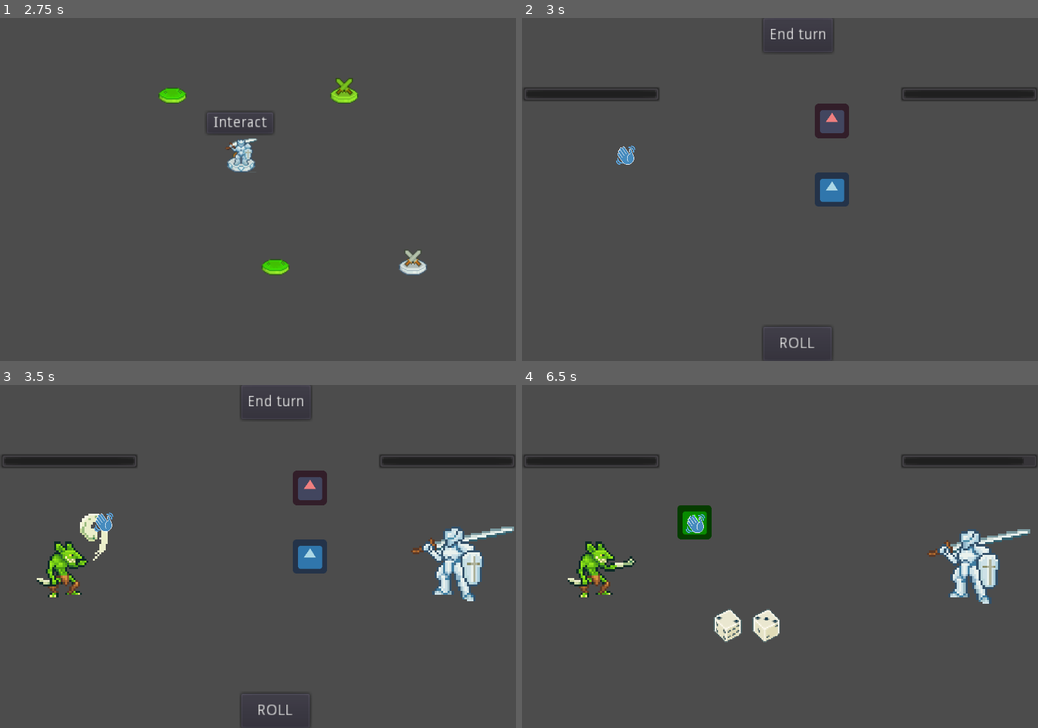
Above: before the commit, frames 1-4 (two rows, left to right).
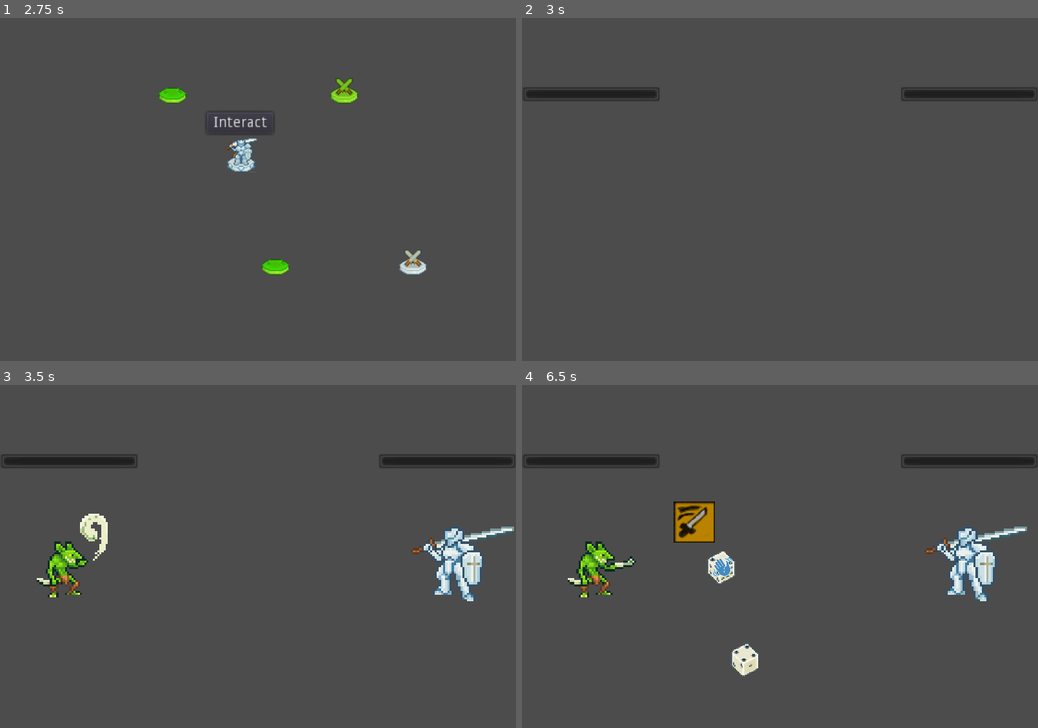
Above: after the commit, the same moments.

Repository: JestemStefan/DiceofDestiny
Game: Godot game, scene res://scenes/Testing/GameWorld.tscn
The game is run twice, just before and just after one commit, with the same random seed, the same clock (stepped at 60 frames per second) and the same inputs. The engine's default icon, where the game draws it, is replaced by a stand-in: a white triangle on a blue panel in a dark square.
Inputs (mouse positions are in pixels of both pictures, inside the frame that each line leads up to):
- Up to frame 1 (2.75 s): drag from (170, 86) to (242, 155) at 0.52 s; drag from (242, 155) to (170, 86) at 1.27 s; move the mouse to (345, 86) at 2.02 s; click (345, 86) at 2.17 s
- Up to frame 2 (3 s): click "Interact" at 2.75 s
- Up to frame 3 (3.5 s): no input
- Up to frame 4 (6.5 s): click (795, 710) at 3.5 s, where only the run before the commit has a clickable "ROLL"; click "End turn" at 4.25 s; drag from (728, 625) to (625, 505) at 5.02 s; drag from (769, 625) to (692, 522) at 5.77 s

Frame 1 is identical in both runs. In frame 2, 1.5% of the frame differs, in the area x 18-64%, y 0-100%; in frame 3, 1.5%; in frame 4, 4.2%, in the area x 29-99%, y 21-85%.

Commit message:
Added Block and Heal skills

Diff:
--- a/project.godot
+++ b/project.godot
@@ -13,6 +13,11 @@
 "class": "ActionBox",
 "language": "GDScript",
 "path": "res://scenes/InteractionBox/Action_Box.gd"
+}, {
+"base": "Node",
+"class": "ActionClass",
+"language": "GDScript",
+"path": "res://src/ActionClass/ActionClass.gd"
 }, {
 "base": "Area2D",
 "class": "BoardTile",
@@ -46,6 +51,7 @@
 } ]
 _global_script_class_icons={
 "ActionBox": "",
+"ActionClass": "",
 "BoardTile": "",
 "Dice": "",
 "Encounter": "",
--- a/scenes/Dice/Test_Dice.gd
+++ b/scenes/Dice/Test_Dice.gd
@@ -10,6 +10,7 @@
 
 var interaction_box: ActionBox = null
 
+onready var tween_size: Tween = $Tween_Size
 signal dice_used
 
 # Called when the node enters the scene tree for the first time.
@@ -75,3 +76,13 @@
 func _on_Dice_area_exited(area):
 	if area == interaction_box:
 		interaction_box = null
+
+
+func _on_Dice_mouse_entered():
+	var _tween_err = tween_size.interpolate_property(self, "scale", Vector2.ONE, Vector2(1.2, 1.2), 0.1, Tween.TRANS_LINEAR, Tween.EASE_IN_OUT)
+	var _tween_start = tween_size.start()
+
+
+func _on_Dice_mouse_exited():
+	var _tween_err = tween_size.interpolate_property(self, "scale", null, Vector2.ONE, 0.1, Tween.TRANS_LINEAR, Tween.EASE_IN_OUT)
+	var _tween_start = tween_size.start()
--- a/scenes/Dice/Test_Dice.tscn
+++ b/scenes/Dice/Test_Dice.tscn
@@ -16,6 +16,10 @@
 texture = ExtResource( 1 )
 hframes = 6
 
+[node name="Tween_Size" type="Tween" parent="."]
+
 [connection signal="area_entered" from="." to="." method="_on_Dice_area_entered"]
 [connection signal="area_exited" from="." to="." method="_on_Dice_area_exited"]
 [connection signal="input_event" from="." to="." method="_on_Dice_input_event"]
+[connection signal="mouse_entered" from="." to="." method="_on_Dice_mouse_entered"]
+[connection signal="mouse_exited" from="." to="." method="_on_Dice_mouse_exited"]
--- a/scenes/Encounters/FightEncounter.tscn
+++ b/scenes/Encounters/FightEncounter.tscn
@@ -75,6 +75,17 @@
 
 [node name="PlayerAnimationPlayer" type="AnimationPlayer" parent="Encounter_Player"]
 anims/Idle = SubResource( 1 )
+
+[node name="BlockAmount" type="Label" parent="Encounter_Player"]
+margin_left = -48.0
+margin_top = -80.0
+margin_right = -8.0
+margin_bottom = -66.0
+align = 1
+valign = 1
+__meta__ = {
+"_edit_use_anchors_": false
+}
 
 [node name="Encounter_Enemy" type="Node2D" parent="."]
 script = ExtResource( 6 )
@@ -90,7 +101,6 @@
 vframes = 4
 
 [node name="EnemyHealthBar" type="ProgressBar" parent="Encounter_Enemy"]
-visible = false
 margin_top = 64.0
 margin_right = 128.0
 margin_bottom = 78.0
@@ -100,15 +110,30 @@
 "_edit_use_anchors_": false
 }
 
+[node name="EnemyBlockAmount" type="Label" parent="Encounter_Enemy"]
+margin_left = 32.0
+margin_top = 80.0
+margin_right = 72.0
+margin_bottom = 94.0
+align = 1
+valign = 1
+__meta__ = {
+"_edit_use_anchors_": false
+}
+
 [node name="EnemyControllerTween" type="Tween" parent="Encounter_Enemy"]
 
-[node name="Action_Box" parent="Encounter_Enemy" instance=ExtResource( 7 )]
+[node name="EnemySkills" type="Node2D" parent="Encounter_Enemy"]
+visible = false
+
+[node name="Action_Box" parent="Encounter_Enemy/EnemySkills" instance=ExtResource( 7 )]
 position = Vector2( 160, 128 )
 
 [node name="EnemyAnimationPlayer" type="AnimationPlayer" parent="Encounter_Enemy"]
 anims/Idle = SubResource( 2 )
 
 [node name="EnemyFilthyHand" type="Node2D" parent="Encounter_Enemy"]
+visible = false
 position = Vector2( 96, 128 )
 
 [node name="EnemyHandSprite" type="Sprite" parent="Encounter_Enemy/EnemyFilthyHand"]
@@ -119,7 +144,27 @@
 [node name="HandTween" type="Tween" parent="Encounter_Enemy/EnemyFilthyHand"]
 
 [node name="Dices" parent="." instance=ExtResource( 3 )]
-position = Vector2( 224, 224 )
+position = Vector2( 240, 256 )
+
+[node name="Dice1" type="Position2D" parent="Dices"]
+
+[node name="Dice2" type="Position2D" parent="Dices"]
+position = Vector2( -32, 0 )
+
+[node name="Dice3" type="Position2D" parent="Dices"]
+position = Vector2( 32, 0 )
+
+[node name="Dice4" type="Position2D" parent="Dices"]
+position = Vector2( -64, 0 )
+
+[node name="Dice5" type="Position2D" parent="Dices"]
+position = Vector2( 64, 0 )
+
+[node name="Dice6" type="Position2D" parent="Dices"]
+position = Vector2( -96, 0 )
+
+[node name="Dice7" type="Position2D" parent="Dices"]
+position = Vector2( 96, 0 )
 
 [node name="RollButton" type="Button" parent="."]
 visible = false
--- a/scenes/InteractionBox/ActionBox.tscn
+++ b/scenes/InteractionBox/ActionBox.tscn
@@ -1,6 +1,6 @@
 [gd_scene load_steps=4 format=2]
 
-[ext_resource path="res://icon.png" type="Texture" id=1]
+[ext_resource path="res://art/Placeholders/skills_placeholder.png" type="Texture" id=1]
 [ext_resource path="res://scenes/InteractionBox/Action_Box.gd" type="Script" id=2]
 
 [sub_resource type="RectangleShape2D" id=1]
@@ -13,6 +13,11 @@
 shape = SubResource( 1 )
 
 [node name="Box_Sprite" type="Sprite" parent="."]
-self_modulate = Color( 0.12549, 1, 0, 1 )
-scale = Vector2( 0.5, 0.5 )
 texture = ExtResource( 1 )
+hframes = 3
+frame = 2
+
+[node name="Tween_Size" type="Tween" parent="."]
+
+[connection signal="mouse_entered" from="." to="." method="_on_Action_Box_mouse_entered"]
+[connection signal="mouse_exited" from="." to="." method="_on_Action_Box_mouse_exited"]
--- a/scenes/InteractionBox/Action_Box.gd
+++ b/scenes/InteractionBox/Action_Box.gd
@@ -1,16 +1,16 @@
 extends Area2D
 class_name ActionBox
 
-enum Action_type{ATTACK, BLOCK}
+enum Action_type{ATTACK, BLOCK, HEAL}
 #export(Action_type) var Action = Action_type.ATTACK
 var ActionBox_Type: int = Action_type.ATTACK
 
+onready var tween_size: Tween = $Tween_Size
 signal actionbox_triggered
 
 
 func _ready():
 	yield(get_tree(), "idle_frame")
-	#print(GameController.current_encounter.get_name())
 
 	var _err = connect("actionbox_triggered",
 			GameController.current_encounter,
@@ -29,8 +29,9 @@
 func update_actionbox():
 	match ActionBox_Type:
 
-		Action_type.ATTACK: $Box_Sprite.self_modulate = Color.lightcoral
-		Action_type.BLOCK: $Box_Sprite.self_modulate = Color.lightblue
+		Action_type.ATTACK: $Box_Sprite.frame = 2
+		Action_type.BLOCK: $Box_Sprite.frame = 0
+		Action_type.HEAL: $Box_Sprite.frame = 1
 
 
 func use_dice(dice_value: int):
@@ -45,4 +46,17 @@
 		Action_type.BLOCK:
 			action_name = "Block"
 
+		Action_type.HEAL:
+			action_name = "Heal"
+
 	emit_signal("actionbox_triggered", action_name, dice_value)
+
+
+func _on_Action_Box_mouse_entered():
+	var _err_tween = tween_size.interpolate_property(self, "scale", Vector2.ONE, Vector2(1.2, 1.2), 0.1, Tween.TRANS_LINEAR, Tween.EASE_IN_OUT)
+	var _tween_start = tween_size.start()
+
+
+func _on_Action_Box_mouse_exited():
+	var _err_tween = tween_size.interpolate_property(self, "scale", null, Vector2.ONE, 0.1, Tween.TRANS_LINEAR, Tween.EASE_IN_OUT)
+	var _tween_start = tween_size.start()
--- /dev/null
+++ b/src/ActionClass/ActionClass.gd
@@ -0,0 +1,17 @@
+extends Node
+class_name ActionClass
+
+
+# Declare member variables here. Examples:
+# var a = 2
+# var b = "text"
+
+
+# Called when the node enters the scene tree for the first time.
+func _ready():
+	pass # Replace with function body.
+
+
+# Called every frame. 'delta' is the elapsed time since the previous frame.
+#func _process(delta):
+#	pass
--- a/src/DiceRoller/Dice_Roller.gd
+++ b/src/DiceRoller/Dice_Roller.gd
@@ -4,12 +4,14 @@
 
 onready var audio_diceroll: AudioStreamPlayer = $Audio_DiceRoll
 
+onready var dice_positions: Array = [$Dice1, $Dice2, $Dice3, $Dice4, $Dice5, $Dice6, $Dice7]
+
 # Called when the node enters the scene tree for the first time.
 func _ready():
 	pass
 
 
-func roll_random(dice_amount: int):
+func roll_random(dice_amount: int)-> Array:
 
 	audio_diceroll.play()
 
@@ -19,7 +21,6 @@
 	for i in range(dice_amount):
 
 		var dice_value: int = randi()%6 + 1
-		#print("Dice value: " + str(dice_value))
 
 		var new_dice = dice_instance.instance()
 
@@ -31,7 +32,8 @@
 
 		new_dice.set_dice_value(dice_value)
 
-		new_dice.translate(Vector2(-dice_amount * 16 + i * 36, 0))
-		new_dice.initial_position = new_dice.get_global_position()
+		new_dice.global_position = dice_positions[i].get_global_position() + Vector2(0, -360)
+
+		new_dice.initial_position = dice_positions[i].get_global_position()
 
 	return generated_dices
--- a/src/Encounter_Player/Encounter_Player.gd
+++ b/src/Encounter_Player/Encounter_Player.gd
@@ -7,6 +7,7 @@
 
 var player_hp: int
 var player_maxHP: int
+var player_block: int
 
 var isShaking: bool = false
 var shake_offest: float = 2
@@ -15,7 +16,7 @@
 	update_player_info()
 
 
-func _process(delta):
+func _process(_delta):
 	if isShaking:
 		player_sprite.set_offset(Vector2(rand_range(-1, 1), rand_range(-1, 1)) * shake_offest)
 
@@ -32,13 +33,15 @@
 
 	player_hp = GameState.player_health
 	player_maxHP = GameState.player_max_health
+	player_block = 0
 
 	update_healthbar()
+	update_block_amount()
 
 
 func create_action_box(skill_name: String, box_position: Vector2):
 
-	var action_box:ActionBox = action_box_instance.instance()
+	var action_box: ActionBox = action_box_instance.instance()
 	$Skills.add_child(action_box)
 	action_box.position = box_position
 
@@ -49,22 +52,74 @@
 		"Block":
 			action_box.set_actionbox_type(action_box.Action_type.BLOCK)
 
+		"Heal":
+			action_box.set_actionbox_type(action_box.Action_type.HEAL)
+
 
 func update_healthbar():
 	$PlayerHealth.max_value = player_maxHP
 	$PlayerHealth.value = player_hp
 
 
+func update_block_amount():
+	$BlockAmount.text = "Block: " + str(player_block)
+
+	if player_block <= 0:
+		$BlockAmount.hide()
+	else:
+		$BlockAmount.show()
+
+
 func take_damage(damage: int):
 
 	shake(true)
+
+	#reduce damage by block value
+	damage = block_damage(damage)
+
+
 	player_hp -= damage
+
 	update_healthbar()
 	yield(get_tree().create_timer(0.5), "timeout")
 	shake(false)
 
 	GameState.player_health = player_hp
 
+
+func get_block(amount: int):
+	player_block += amount
+	update_block_amount()
+
+
+func reset_block():
+	player_block = 0
+	update_block_amount()
+
+
+func block_damage(damage: int):
+
+	# reduce damage by block value
+	var damage_left: int = damage - player_block
+
+	player_block -= damage
+	if player_block < 0:
+		player_block = 0
+
+	update_block_amount()
+
+	if damage_left <= 0:
+		return 0
+
+	else:
+		return damage_left
+
+
+func heal(amount: int):
+	player_hp += amount
+	update_healthbar()
+
+
 func shake(on_off: bool, shake_strength: float = 2):
 	isShaking = on_off
 	shake_offest = shake_strength
--- a/src/Global/GameState.gd
+++ b/src/Global/GameState.gd
@@ -4,7 +4,8 @@
 var player_health: int = 25
 
 var player_skills = {"Attack":true,
-					"Block": false}
+					"Block": false,
+					"Heal": false}
 
 var player_dice_amount: int = 2
 
@@ -12,6 +13,7 @@
 func _ready():
 	get_player_skill_list()
 	unlock_player_skill("Block")
+	unlock_player_skill("Heal")
 	get_player_skill_list()
 
 
--- a/src/encounter_enemy/Encounter_Enemy.gd
+++ b/src/encounter_enemy/Encounter_Enemy.gd
@@ -8,6 +8,7 @@
 var enemy_dice_count: int
 var enemy_max_health: int
 var enemy_health: int
+var enemy_block: int
 var skills: Array
 
 signal enemy_died
@@ -72,11 +73,23 @@
 	hp_bar.value = enemy_health
 
 
+func update_block_amount():
+	$EnemyBlockAmount.text = "Block: " + str(enemy_block)
+	if enemy_block <= 0:
+		$EnemyBlockAmount.hide()
+	else:
+		$EnemyBlockAmount.show()
+
+
 func take_damage(damage: int):
+	shake(true)
+
+	#reduce damage by block value
+	damage = block_damage(damage)
+
 	enemy_health -= damage
+
 	update_healthbar()
-
-	shake(true)
 	yield(get_tree().create_timer(0.5), "timeout")
 	shake(false)
 
@@ -87,28 +100,68 @@
 		enter_state(State.DEAD)
 
 
+func get_block(amount: int):
+	enemy_block += amount
+	update_block_amount()
+
+
+func reset_block():
+	enemy_block = 0
+	update_block_amount()
+
+
+func block_damage(damage: int):
+
+	# reduce damage by block value
+	var damage_left: int = damage - enemy_block
+
+	enemy_block -= damage
+	if enemy_block < 0:
+		enemy_block = 0
+
+	update_block_amount()
+
+	if damage_left <= 0:
+		return 0
+
+	else:
+		return damage_left
+
+
+func heal(amount: int):
+	enemy_health += amount
+	update_healthbar()
+
 func shake(on_off: bool):
 	isShaking = on_off
 
 
 func play_turn():
+
+	var generated_dices: Array = GameController.current_encounter.dices.roll_random(enemy_dice_count)
+
+	for spawned_dice in generated_dices:
+		var dice_tween: Tween = tween_dice(spawned_dice, spawned_dice.initial_position)
+		yield(dice_tween, "tween_completed")
+		dice_tween.call_deferred("free")
+
+	enemy_hand.global_position = enemy_sprite.global_position
 	enemy_hand.show()
-	var generated_dices: Array = GameController.current_encounter.dices.roll_random(enemy_dice_count)
 
 	for dice in generated_dices:
 
-		var selected_skill: ActionBox = $Action_Box
+		var selected_skill: ActionBox = $EnemySkills/Action_Box
 
-		enemy_hand_tween.interpolate_property(enemy_hand, "global_position", null, dice.global_position, 1, Tween.TRANS_CUBIC, Tween.EASE_IN_OUT)
-		enemy_hand_tween.start()
+		var _eh_err = enemy_hand_tween.interpolate_property(enemy_hand, "global_position", null, dice.global_position, 1, Tween.TRANS_CUBIC, Tween.EASE_IN_OUT)
+		var _et_start = enemy_hand_tween.start()
 
 		yield(enemy_hand_tween, "tween_completed")
 
-		enemy_controller_tween.interpolate_property(dice, "global_position", null, selected_skill.global_position, 1, Tween.TRANS_CUBIC, Tween.EASE_IN_OUT)
-		enemy_controller_tween.start()
+		var _ec_err = enemy_controller_tween.interpolate_property(dice, "global_position", null, selected_skill.global_position, 1, Tween.TRANS_CUBIC, Tween.EASE_IN_OUT)
+		var _ec_start = enemy_controller_tween.start()
 
-		enemy_hand_tween.interpolate_property(enemy_hand, "global_position", null, selected_skill.global_position, 1, Tween.TRANS_CUBIC, Tween.EASE_IN_OUT)
-		enemy_hand_tween.start()
+		_eh_err = enemy_hand_tween.interpolate_property(enemy_hand, "global_position", null, selected_skill.global_position, 1, Tween.TRANS_CUBIC, Tween.EASE_IN_OUT)
+		_et_start = enemy_hand_tween.start()
 
 		yield(enemy_controller_tween, "tween_completed")
 		yield(enemy_hand_tween, "tween_completed")
@@ -121,3 +174,19 @@
 
 	enemy_hand.hide()
 	GameController.current_encounter.switch_turns(GameController.current_encounter.Turn.PLAYER)
+
+
+func tween_dice(dice: Dice, final_pos: Vector2):
+
+	var tween = Tween.new()
+	add_child(tween)
+	tween.interpolate_property(dice,
+								"global_position",
+								null,
+								final_pos,
+								0.3,
+								Tween.TRANS_BOUNCE,
+								Tween.EASE_OUT)
+	tween.start()
+
+	return tween
--- a/src/encounters/Encounter.gd
+++ b/src/encounters/Encounter.gd
@@ -23,11 +23,19 @@
 
 func start_encounter():
 	player_animplayer.play("Idle")
-	slide_player_in()
-	$Encounter_Player/PlayerHealth.show()
+	var player_tween:Tween = slide_player_in()
+
 
 	enemy_animplayer.play("Idle")
-	slide_enemy_in()
+	var enemy_tween:Tween = slide_enemy_in()
+
+	yield(player_tween,"tween_completed")
+	player_tween.call_deferred("free")
+	yield(enemy_tween,"tween_completed")
+	enemy_tween.call_deferred("free")
+
+
+	$Encounter_Player/PlayerHealth.show()
 	$Encounter_Enemy/EnemyHealthBar.show()
 
 	$RollButton.show()
@@ -47,8 +55,8 @@
 										Tween.EASE_OUT)
 
 	var _tween_start = player_tween.start()
-	yield(player_tween, "tween_completed")
-	player_tween.call_deferred("free")
+
+	return player_tween
 
 
 func slide_enemy_in():
@@ -62,8 +70,8 @@
 										Tween.EASE_OUT)
 
 	var _tween_start = enemy_tween.start()
-	yield(enemy_tween, "tween_completed")
-	enemy_tween.call_deferred("free")
+
+	return enemy_tween
 
 
 func end_encounter():
@@ -72,6 +80,10 @@
 
 
 func switch_turns(next_turn: int):
+
+	for child in dices.get_children():
+		if child is Dice:
+			child.call_deferred("free")
 
 	match next_turn:
 
@@ -82,7 +94,8 @@
 			current_turn = Turn.PLAYER
 
 			encounter_player.get_node("Skills").show()
-			encounter_enemy.get_node("Action_Box").hide()
+			encounter_player.reset_block()
+			encounter_enemy.get_node("EnemySkills").hide()
 
 		Turn.ENEMY:
 			$RollButton.hide()
@@ -90,12 +103,10 @@
 			$EndTurnButton.hide()
 
 			encounter_player.get_node("Skills").hide()
-			encounter_enemy.get_node("Action_Box").show()
+			encounter_enemy.get_node("EnemySkills").show()
 
 			current_turn = Turn.ENEMY
 			encounter_enemy.play_turn()
-
-	print(current_turn)
 
 
 func _on_Dice_dice_used():
@@ -116,7 +127,10 @@
 					encounter_enemy.take_damage(dice_value)
 
 				"Block":
-					encounter_enemy.take_damage(dice_value)
+					encounter_player.get_block(dice_value)
+
+				"Heal":
+					encounter_player.heal(dice_value)
 
 		Turn.ENEMY:
 			match action_name:
@@ -125,11 +139,21 @@
 					encounter_player.take_damage(dice_value)
 
 				"Block":
-					encounter_player.take_damage(dice_value)
+					encounter_enemy.get_block(dice_value)
+
+				"Heal":
+					encounter_enemy.heal(dice_value)
+
 
 func _on_RollButton_button_up():
 
-	dices.roll_random(GameState.player_dice_amount)
+	var generated_dices: Array = dices.roll_random(GameState.player_dice_amount)
+
+	for dice in generated_dices:
+		var dice_tween: Tween = tween_dice(dice, dice.initial_position)
+		yield(dice_tween, "tween_completed")
+		dice_tween.call_deferred("free")
+
 	$RollButton.set_disabled(true)
 
 
@@ -146,3 +170,19 @@
 
 func _on_BackToMapButton_button_up():
 	end_encounter()
+
+
+func tween_dice(dice: Dice, final_pos: Vector2):
+
+	var tween = Tween.new()
+	add_child(tween)
+	tween.interpolate_property(dice,
+								"global_position",
+								null,
+								final_pos,
+								0.3,
+								Tween.TRANS_BOUNCE,
+								Tween.EASE_OUT)
+	tween.start()
+
+	return tween
Binary file added: art/Placeholders/attack_skill_sprite.png
Not shown, added: art/Placeholders/attack_skill_sprite.png.import
Binary file added: art/Placeholders/block_skill_sprite.png
Not shown, added: art/Placeholders/block_skill_sprite.png.import
Binary file added: art/Placeholders/heal_skill_sprite.png
Not shown, added: art/Placeholders/heal_skill_sprite.png.import
Binary file added: art/Placeholders/skills_placeholder.png
Not shown, added: art/Placeholders/skills_placeholder.png.import
Not shown: 1 places in scenes/Encounters/FightEncounter.tscn that only renumber resources
